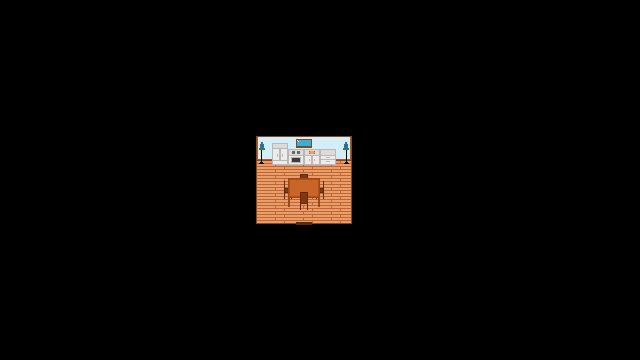
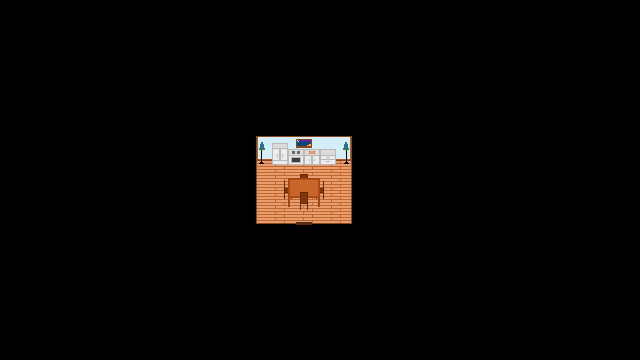
Layered file, before and after one edit (640x360). Changes by layer:
painted on "Layer 2" over [297, 140, 311, 146]
